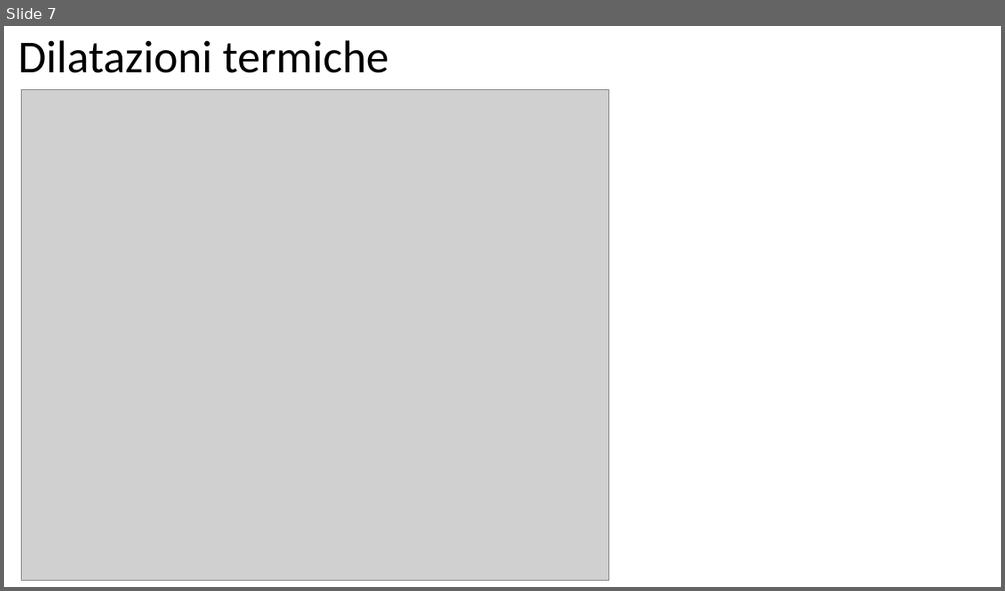
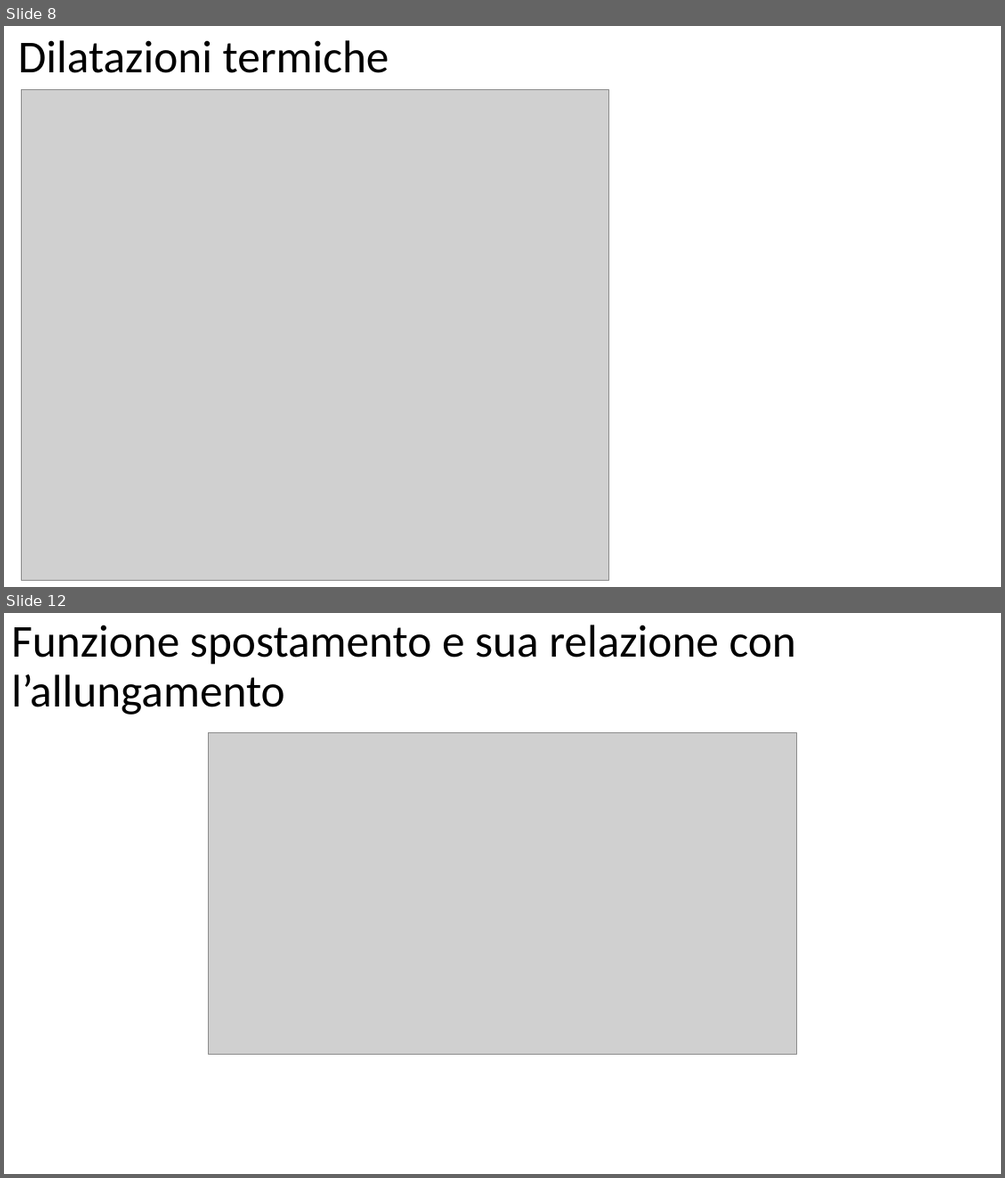
Before and after one commit to giuseppetomassetti/SdC, a slide deck: lezioni/H 8 travi tese e compresse.pptx. Shown one above the other, each under a label of ours: slide 7 before the commit, slides 8 and 12 after it; the slides between them are not shown. The pictures are 1005x591 and 1005x1178 pixels, drawn with LibreOffice and Linux fonts; fonts in the diff are those of the drawing; grey boxes stand for pictures. Boxes give left, top, right and bottom in pixels: in the first picture for what was removed or moved away, otherwise in the second. Text is boxed around its words. In the diff, an @@ line names an element or a change of style, - is before the commit and + after.

```diff
--- a/lezioni/H 8 travi tese e compresse.pptx
+++ b/lezioni/H 8 travi tese e compresse.pptx
@@ slide 12 added at [4,613,1001,1174], background #FFFFFF @@
@@ title added at [11,625,796,714], 44 pt, text #000000 @@
+Funzione spostamento e sua relazione con l’allungamento
@@ picture added at [209,732,797,1055] @@
@@ what was slide 7 is now slide 8 @@
```
Also in this commit, not shown: 2 slides changed, 5 other slides added, 1 other file.
